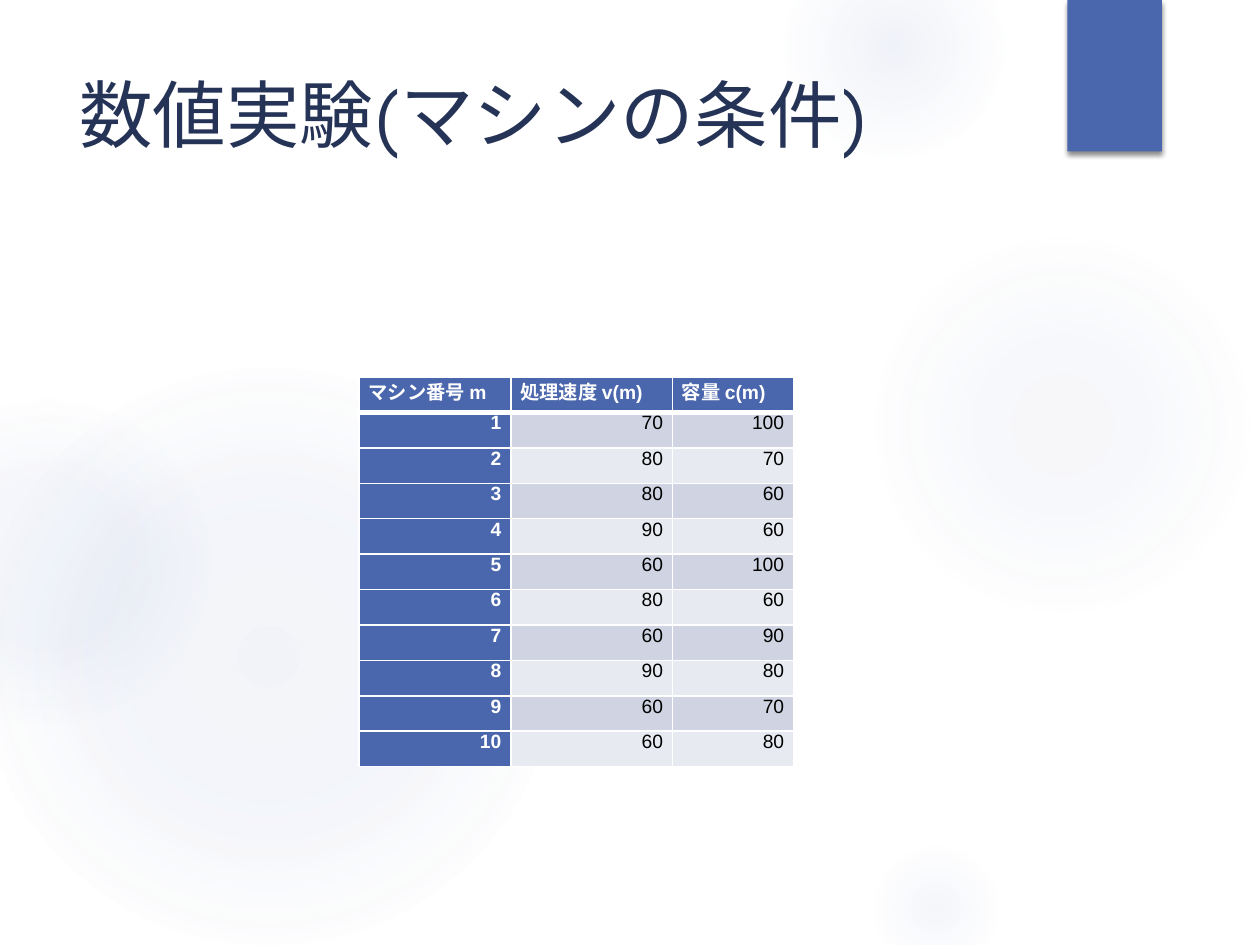
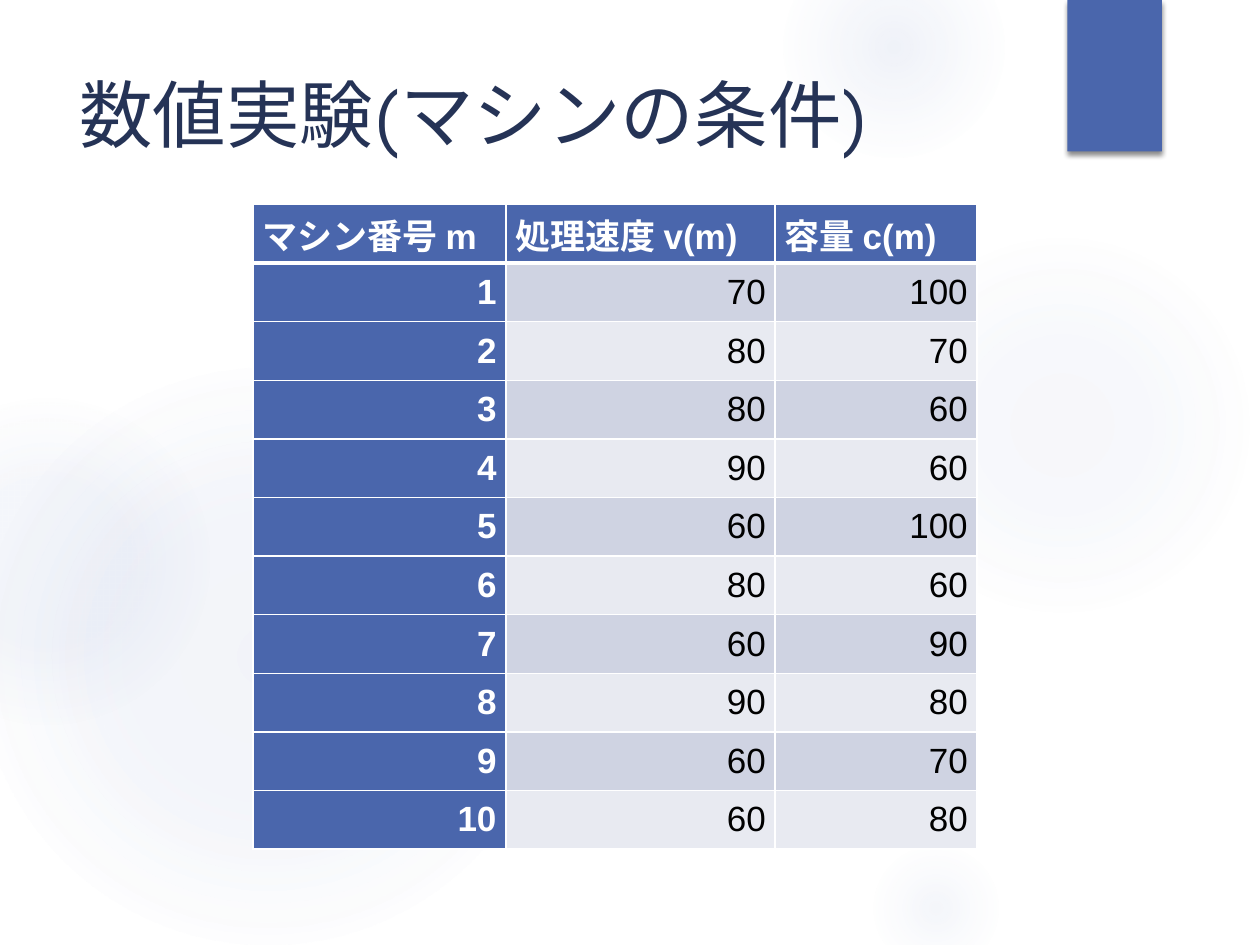
Before and after one commit to Marcy1016/AntColonyOptimization, a slide deck: slide 10 of 実験結果/13H023卒論発表.pptx. Drawn at 1260x945 pixels with LibreOffice and Linux fonts; fonts in the diff are those of the drawing. Boxes give left, top, right and bottom in pixels: in the first picture for what was removed or moved away, otherwise in the second. Text is boxed around its words. In the diff, an @@ line names an element or a change of style, - is before the commit and + after.

```diff
--- a/実験結果/13H023卒論発表.pptx
+++ b/実験結果/13H023卒論発表.pptx
@@ table at [253,204,978,849] @@
@@ size 11 to 20 pt @@
@@ table: place and size @@
-table at [359,377,793,766]
+table at [253,204,978,849]
```
Also in this commit, not shown: 2 other slides changed.
